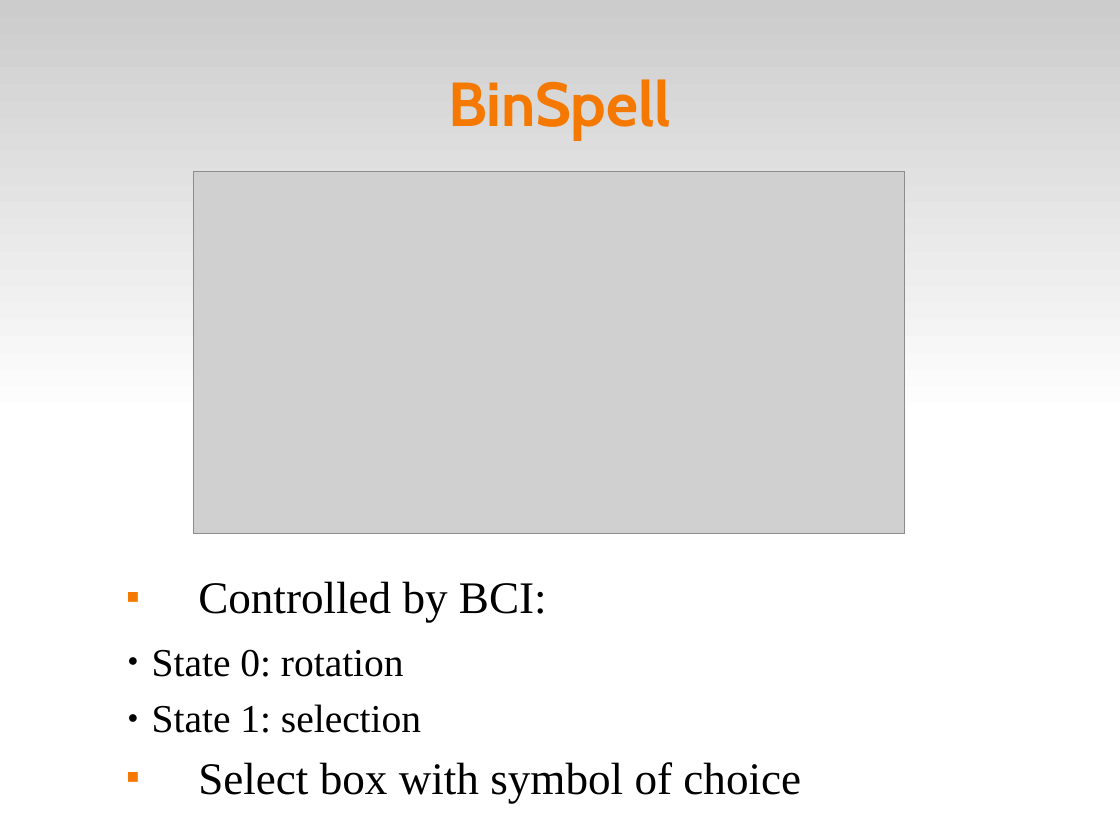
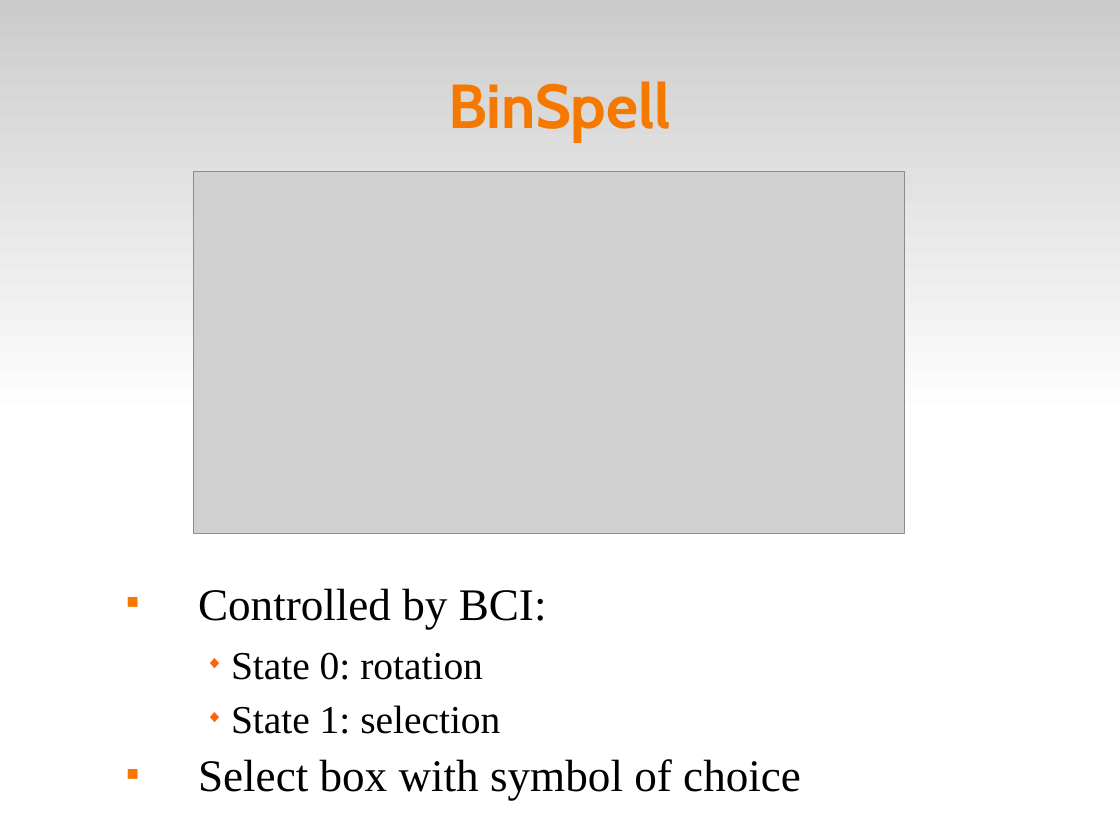
Before and after one commit to abdullah38rcc/BCI-Virtual-Keyboard, a slide deck: slide 7 of master's/docs/virtKey.ppt. Drawn at 1120x840 pixels with LibreOffice and Linux fonts; fonts in the diff are those of the drawing; grey boxes stand for pictures. Boxes give left, top, right and bottom in pixels: in the first picture for what was removed or moved away, otherwise in the second. Text is boxed around its words. In the diff, an @@ line names an element or a change of style, - is before the commit and + after.

```diff
--- a/master's/docs/virtKey.ppt
+++ b/master's/docs/virtKey.ppt
@@ title "BinSpell" at (448,81,671,141): line spacing 0.96 to 0.94 @@
@@ text "Controlled by BCI:" at (198,588,801,801): line spacing 0.86 to 0.8; bullet ● to ◆; list level 2 to 3 in "State 0: rotation"; bullet colour #000000 to #FF6309; list level 2 to 3 in "State 1: selection" @@
```
Also in this commit, not shown: 17 other slides changed, 1 other file.
